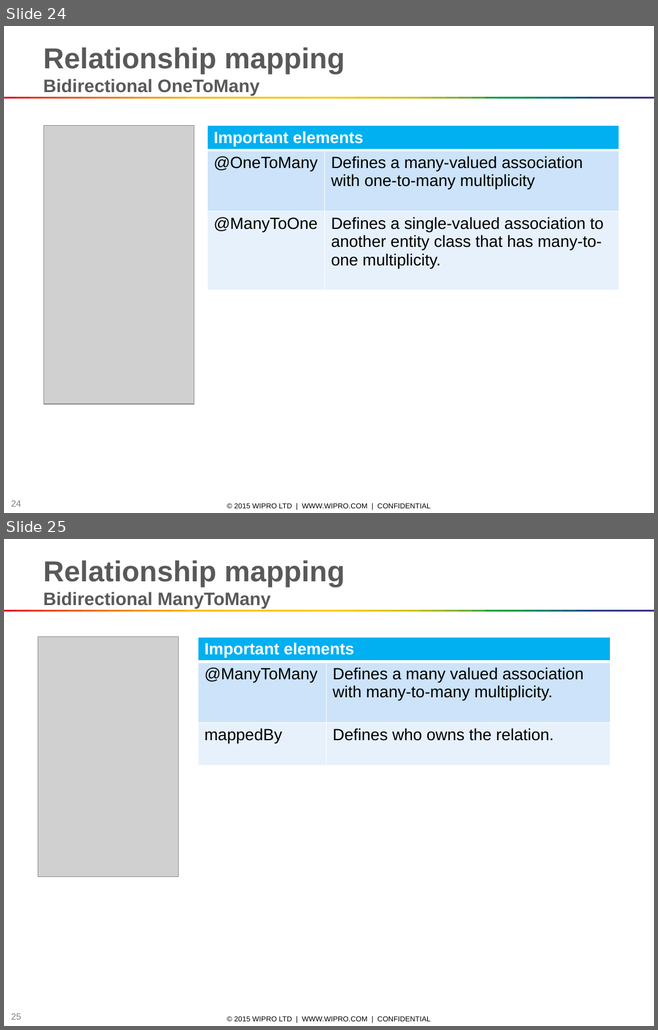
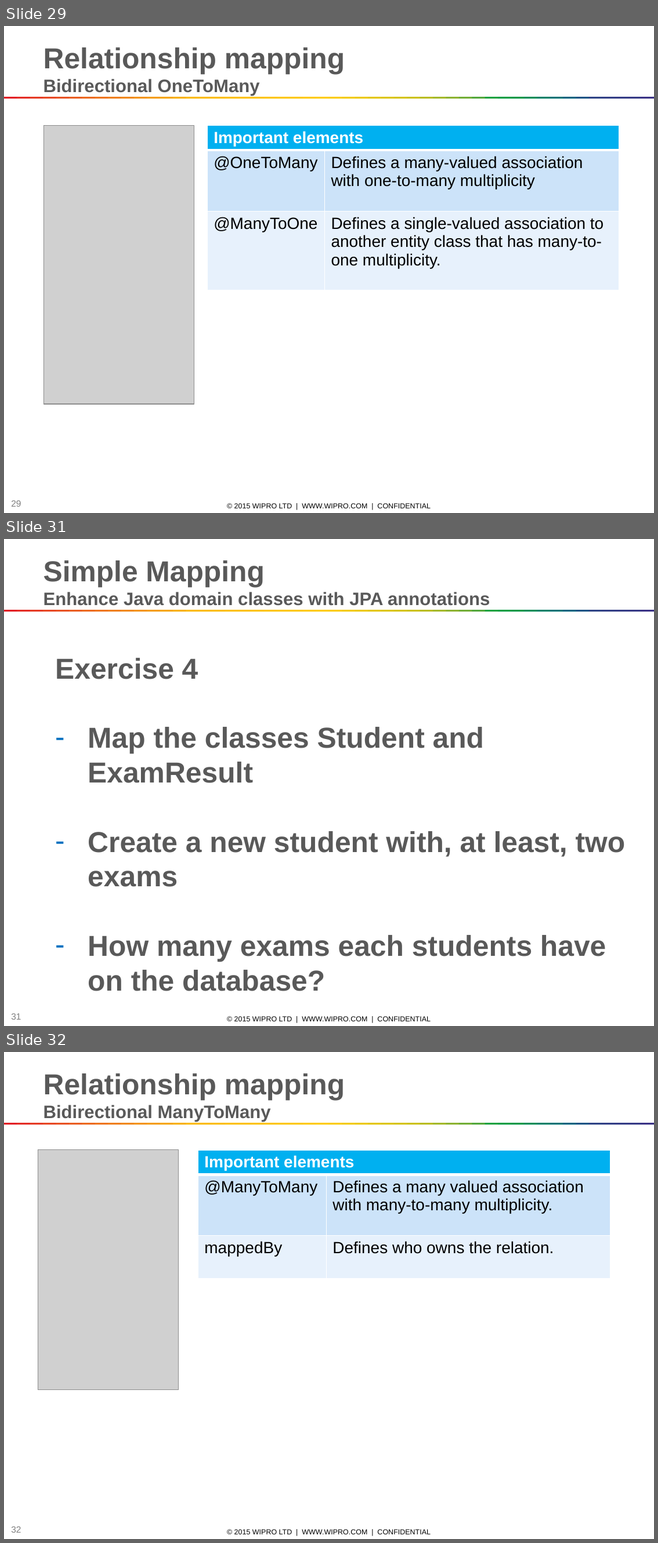
Before and after one commit to marcelsamaruga/wiproTraining, a slide deck: Java Persistence API and Hibernate.pptx. Shown one above the other, each under a label of ours: slides 24 and 25 before the commit, slides 29, 31 and 32 after it; the slides between them are not shown. The pictures are 658x1030 and 658x1543 pixels, drawn with LibreOffice and Linux fonts; fonts in the diff are those of the drawing; grey boxes stand for pictures. Boxes give left, top, right and bottom in pixels: in the first picture for what was removed or moved away, otherwise in the second. Text is boxed around its words. In the diff, an @@ line names an element or a change of style, - is before the commit and + after.

```diff
--- a/Java Persistence API and Hibernate.pptx
+++ b/Java Persistence API and Hibernate.pptx
@@ slide 31 added at <box>4,539,654,1026</box>, background #FFFFFF; not listed: 53 template elements that a slide beside it also shows @@
@@ text added at <box>43,560,489,606</box>, 20 pt, text #595959, bold @@
+Simple Mapping
+Enhance Java domain classes with JPA annotations
@@ text added at <box>55,658,625,991</box>, 32 pt, text #595959, bold @@
+Exercise 4
+– Map the classes Student and ExamResult
+– Create a new student with, at least, two exams
+– How many exams each students have on the database?
@@ what was slide 24 is now slide 29 @@
@@ page number at <box>11,500,21,507</box>: text changed @@
-24
+29
@@ what was slide 25 is now slide 32 @@
@@ page number at <box>11,1526,21,1533</box>: text changed @@
-25
+32
```
Also in this commit, not shown: 4 slides changed, 16 other slides added.
